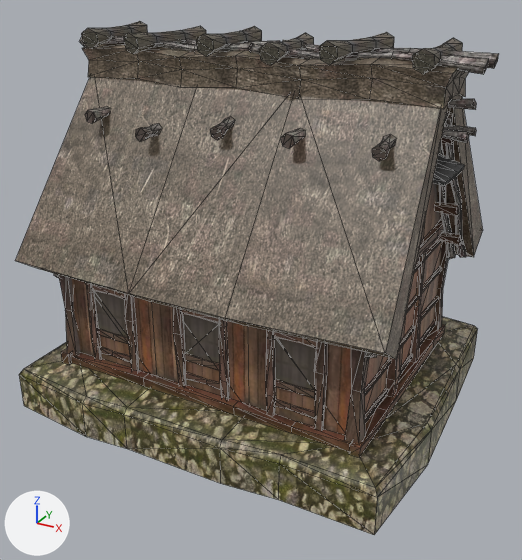
The glTF model Room_collab_museum/_CustomModels/mdl_klemes_house.glb: old version first, new version second.
Camera for both pictures: a 50 mm camera at (2.05, -3.68, 2.38) aimed at (0.09, -0.12, 0.6). Lighting does not change. The marker at lower left points along +X, +Y and +Z. Mesh edges are drawn as thin lines. Where no turn or scale is listed for an object, it has been applied to the vertices. Vertices at the same position are counted once.

Objects in the first picture: 'House_house_mat_0'.
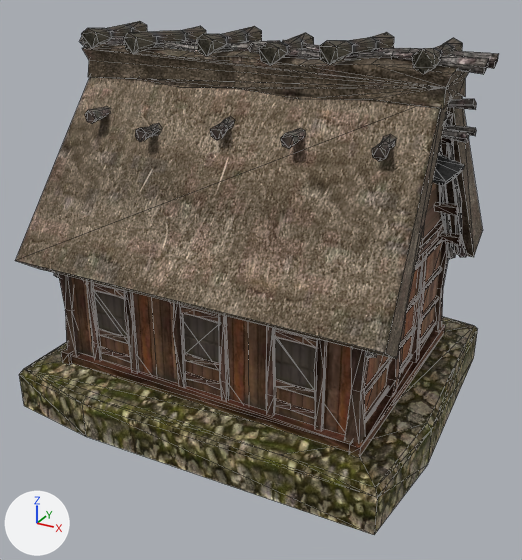
Pixel boxes [x1, y1, x2, y2] of what changed, in the pictures (522 x 560 px):
'House_house_mat_0', surface changed, reshaped
    both: [15, 21, 499, 535]
part 1 of me_house_house_mat_0, cut back
    before: [15, 21, 478, 535]
    after: [93, 284, 317, 348]

The change, as a list of edits to the scene's bpy script:
```text
Add img_image_2:
    img_image_2 = load_image('Image_2', '_unpacked/Image_2', 512, 512, 'Non-Color')
Change mat_house_mat:
    where n0 = _N.new('ShaderNodeBsdfPrincipled'); n0.name = 'Principled BSDF'
    add n0.inputs[1].default_value = 0.75  # 'Metallic'
    add n0.inputs[2].default_value = 0.66  # 'Roughness'
    add n3 = _N.new('ShaderNodeNormalMap'); n3.name = 'Normal Map'
    add n3.uv_map = 'UVMap'
    add n4 = _N.new('ShaderNodeTexImage'); n4.name = 'Image Texture.001'
    add n4.image = img_image_2
    add _L.new(n3.outputs[0], n0.inputs[5])  # 'Normal' to 'Normal'
    add _L.new(n4.outputs[0], n3.inputs[1])  # 'Color' to 'Color'
Change me_house_house_mat_0:
    used by ob_house_house_mat_0; location = (0.0, 0.0, 0.0)
    remove me_house_house_mat_0.from_pydata(...)  # 1945 vertices, 2636 faces; spans x -1.27..1.29, y -1.05..1.05, z -0.19..2.04
    add me_house_house_mat_0.from_pydata(...)  # 1721 vertices, 2237 faces; spans x -1.27..1.29, y -1.05..1.05, z -0.19..2.04
    me_house_house_mat_0 part 1: 4 vertices moved within x -0.61..0.67, y -0.73..0.69, z 0.65; 224 vertices removed from x -1.23..1.24, y -1.03..1.03, z -0.19..2.02
```
